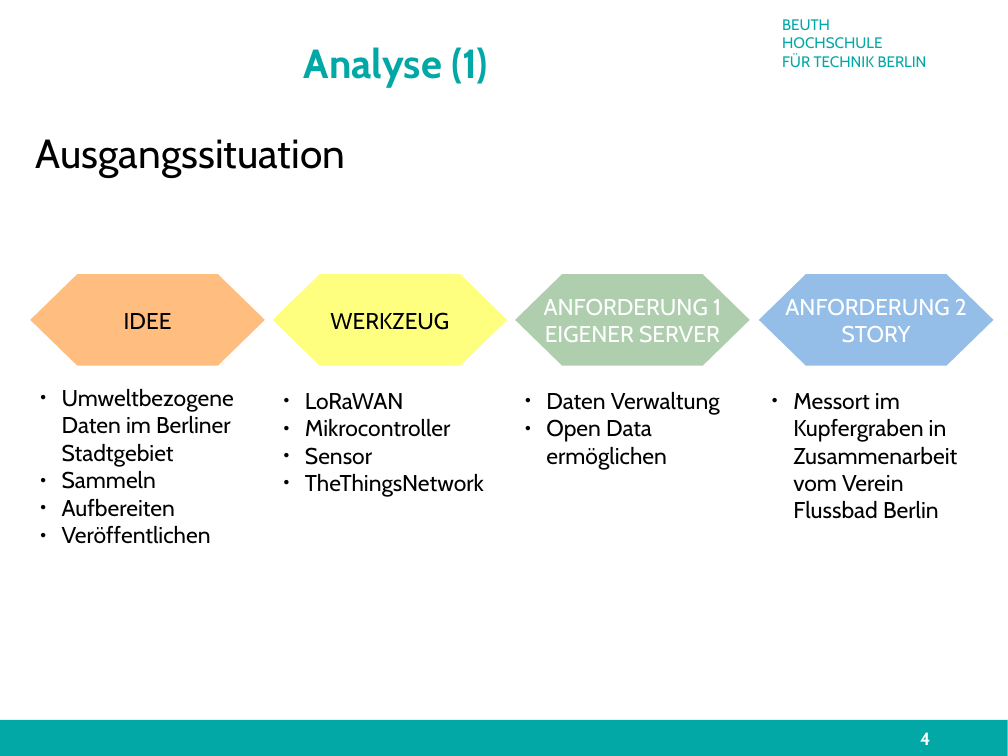
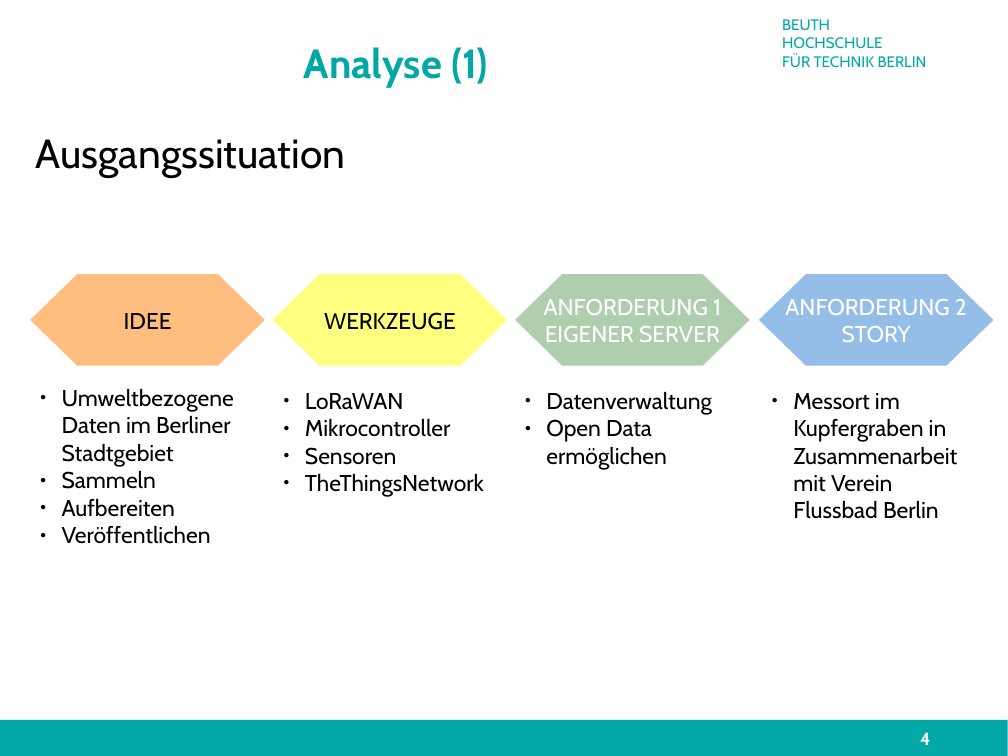
Before and after one commit to technologiestiftung/flussbad, a slide deck: slide 4 of doc/presentation/finalPresentation.odp. Drawn at 1008x756 pixels with LibreOffice and Linux fonts; fonts in the diff are those of the drawing; background and template pictures are left out. Boxes give left, top, right and bottom in pixels: in the first picture for what was removed or moved away, otherwise in the second. Text is boxed around its words. In the diff, an @@ line names an element or a change of style, - is before the commit and + after.

```diff
--- a/doc/presentation/finalPresentation.odp
+++ b/doc/presentation/finalPresentation.odp
@@ text in flow chart preparation at [324, 312, 456, 330]: text changed @@
-WERKZEUG
+WERKZEUGE
@@ text at [546, 392, 712, 415]: text changed @@
-● Daten Verwaltung
+● Datenverwaltung
@@ text at [793, 393, 957, 519]: text changed @@
-● Messort im Kupfergraben in Zusammenarbeit vom Verein Flussbad Berlin
+● Messort im Kupfergraben in Zusammenarbeit mit Verein Flussbad Berlin
@@ text at [305, 447, 396, 465]: text changed @@
-● Sensor
+● Sensoren
```
Also in this commit, not shown: 8 other slides changed.
